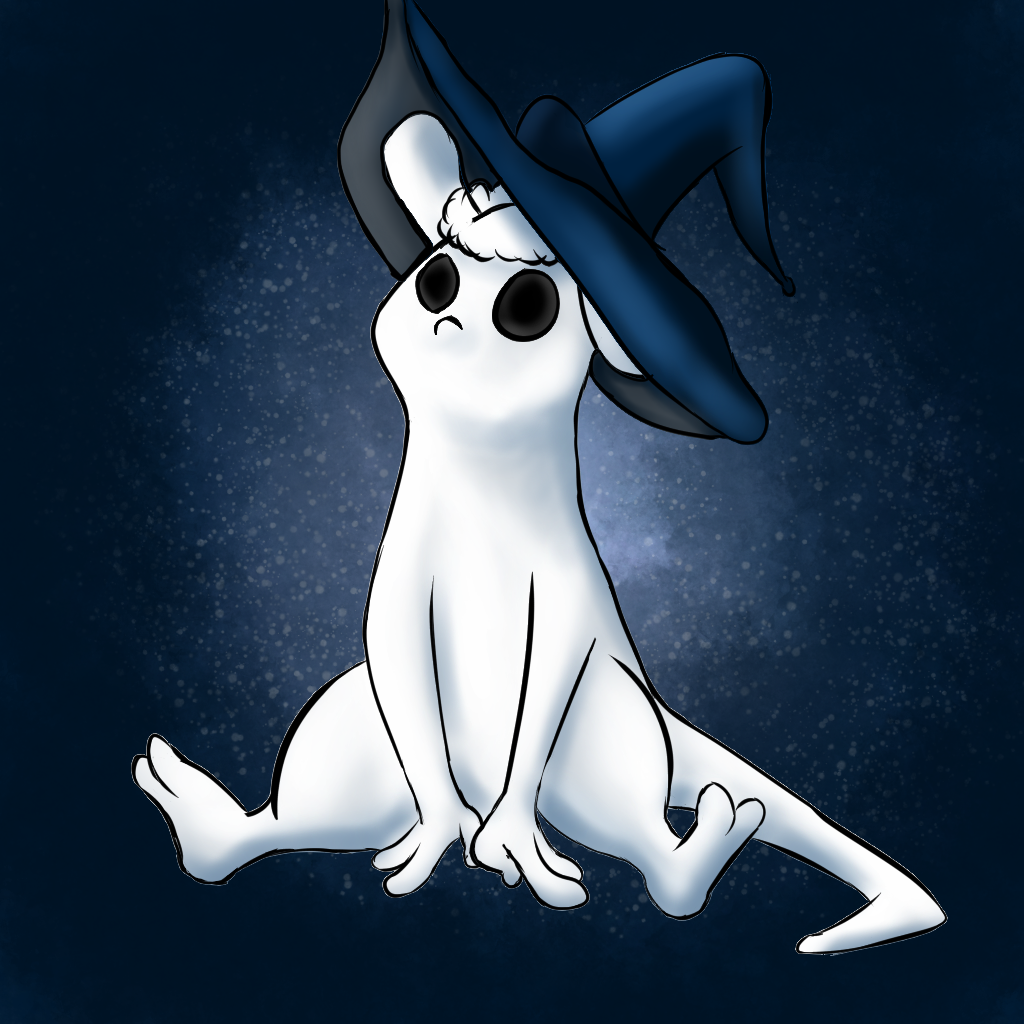
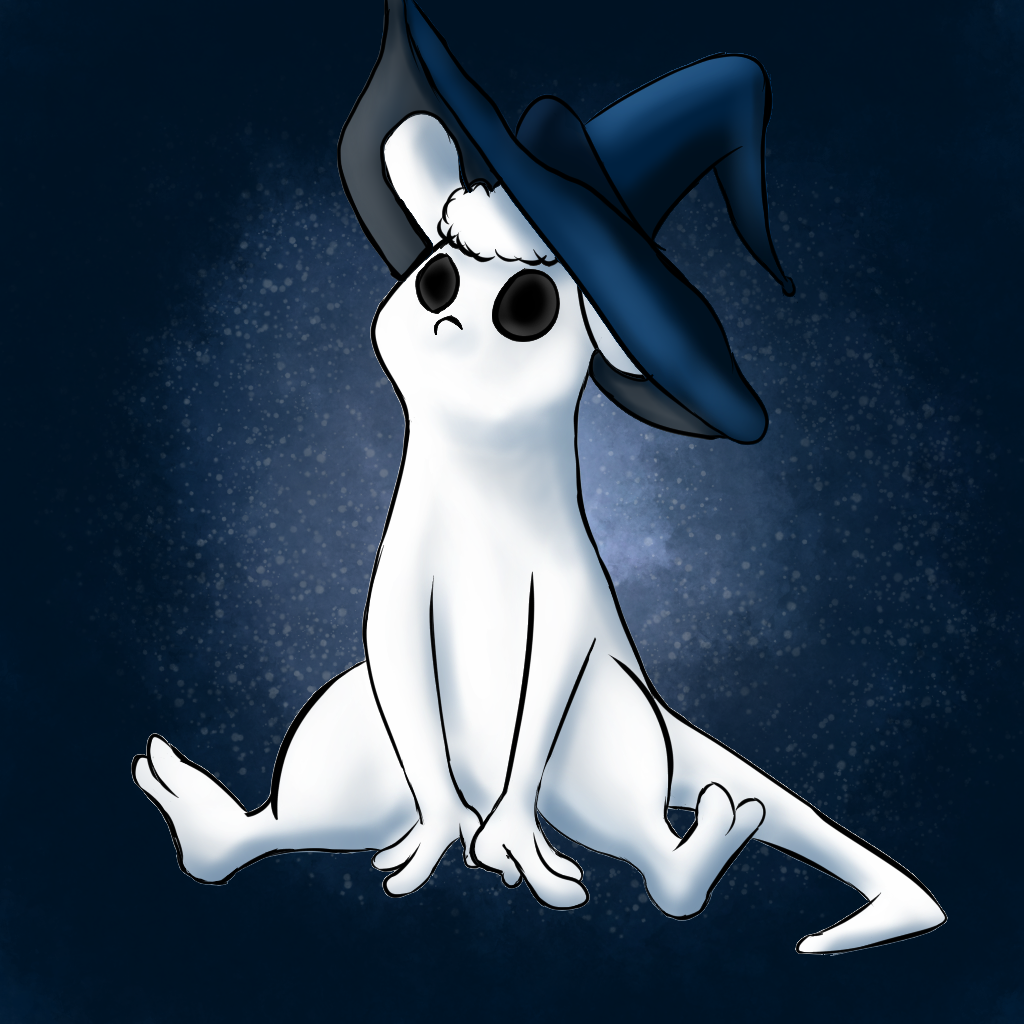
Before/after of a 1024 x 1024 layered artwork. What changed in the layer stack:
painted on "hat" over [461, 191, 515, 228]
painted on "Paint Layer 8" over [461, 191, 515, 228]
painted on "Paint Layer 7" over [461, 191, 515, 228]
painted on "body" over [461, 191, 515, 228]
painted on "Paint Layer 11" over [461, 192, 515, 228]
painted on "Eye" over [461, 192, 515, 228]
painted on "Paint Layer 6" over [461, 191, 515, 228]
painted on "base color" over [461, 191, 515, 228]
painted on "Paint Layer 13" over [461, 191, 515, 228]
painted on "Paint Layer 2 (pasted)" over [461, 191, 515, 228]
